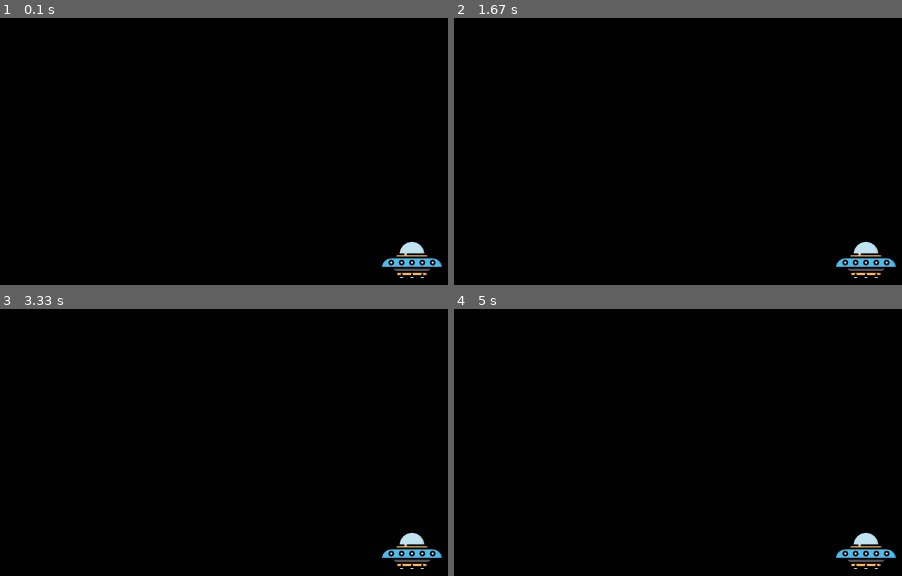
Above: before the commit, frames 1-4 (two rows, left to right).
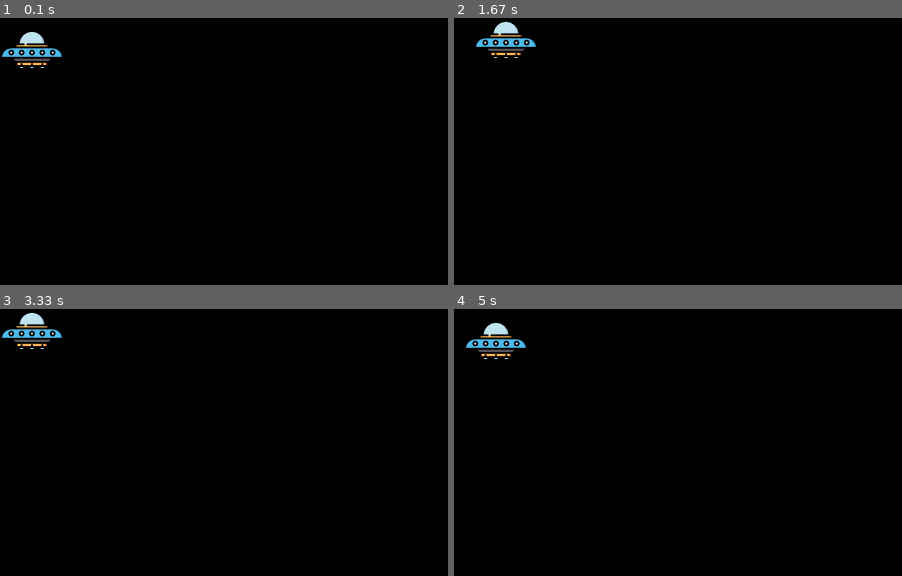
Above: after the commit, the same moments.

Repository: RobzLegz/2D-Game-with-Pygame
Game: pygame game, started from app.py
Two runs of this game, one before a commit and one after it. Both use one fixed random seed, a clock stepped at 60 frames per second and the inputs below.
Inputs:
- Up to frame 1 (0.1 s): no input
- Up to frame 2 (1.67 s): hold D 0.33-0.8 s; hold W 0.83-1.13 s; hold D 1.17-1.63 s
- Up to frame 3 (3.33 s): hold A 1.67-2.2 s; hold S 2.23-2.53 s; hold A 2.57-2.97 s; hold W from 3 s (still down)
- Up to frame 4 (5 s): release W at 3.37 s; hold D 3.4-4.03 s; hold S 4.07-4.43 s; hold A 4.47-4.93 s; hold D from 4.97 s (still down)

The runs differ from the first frame. In frame 1, 1.6% of the frame differs, in the area x 0-99%, y 4-98%; in frame 2, 1.6%; in frame 3, 1.6%; in frame 4, 1.6%.

Commit message:
moving spacehip

Diff:
--- a/app.py
+++ b/app.py
@@ -5,6 +5,9 @@
 COLOR = [1, 1, 1]
 
 ufo_image = pygame.image.load("ufo.png")
+
+x_pos = 0
+y_pos = 0
 
 while True:
     window = pygame.display.set_mode([800, 500])
@@ -15,14 +18,14 @@
             pygame.quit()
         if event.type == pygame.KEYDOWN:
             if event.key == pygame.K_w:
-                print("UP")
-            if event.key == pygame.K_a:
-                print("LIFT")
-            if event.key == pygame.K_d:
-                print("RIGHT")
-            if event.key == pygame.K_s:
-                print("DOWN")
+                y_pos -= 10
+            elif event.key == pygame.K_a:
+                x_pos -= 10
+            elif event.key == pygame.K_d:
+                x_pos += 10
+            elif event.key == pygame.K_s:
+                y_pos += 10
 
     window.fill(COLOR)
-    window.blit(ufo_image, [380, 210])
+    window.blit(ufo_image, [x_pos, y_pos])
     pygame.display.update()
